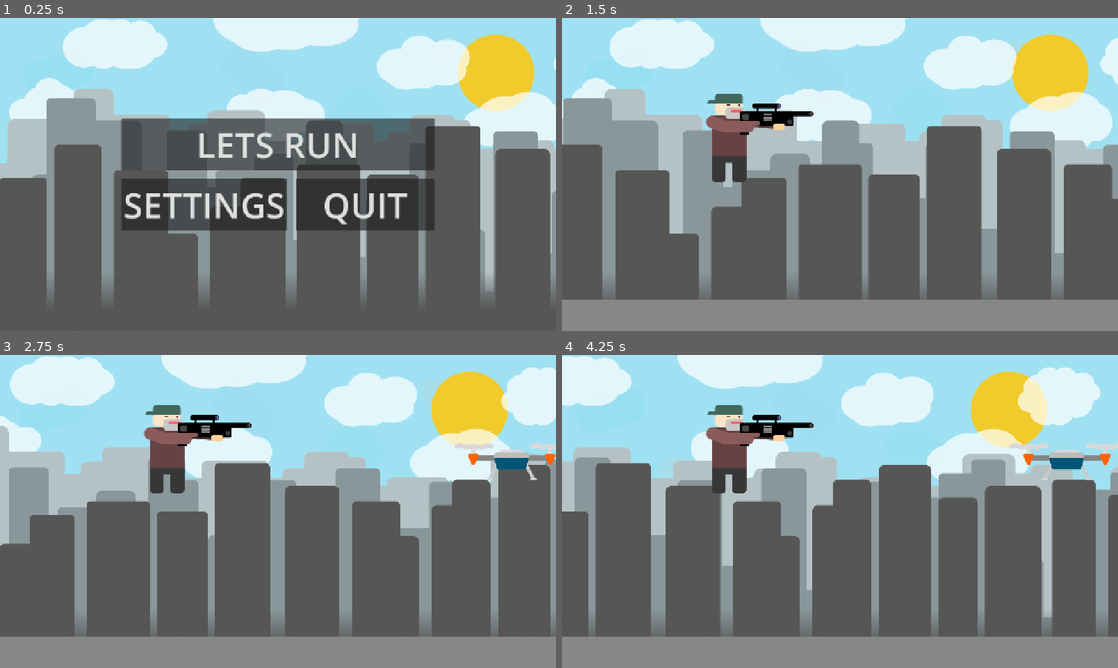
Above: before the commit, frames 1-4 (two rows, left to right).
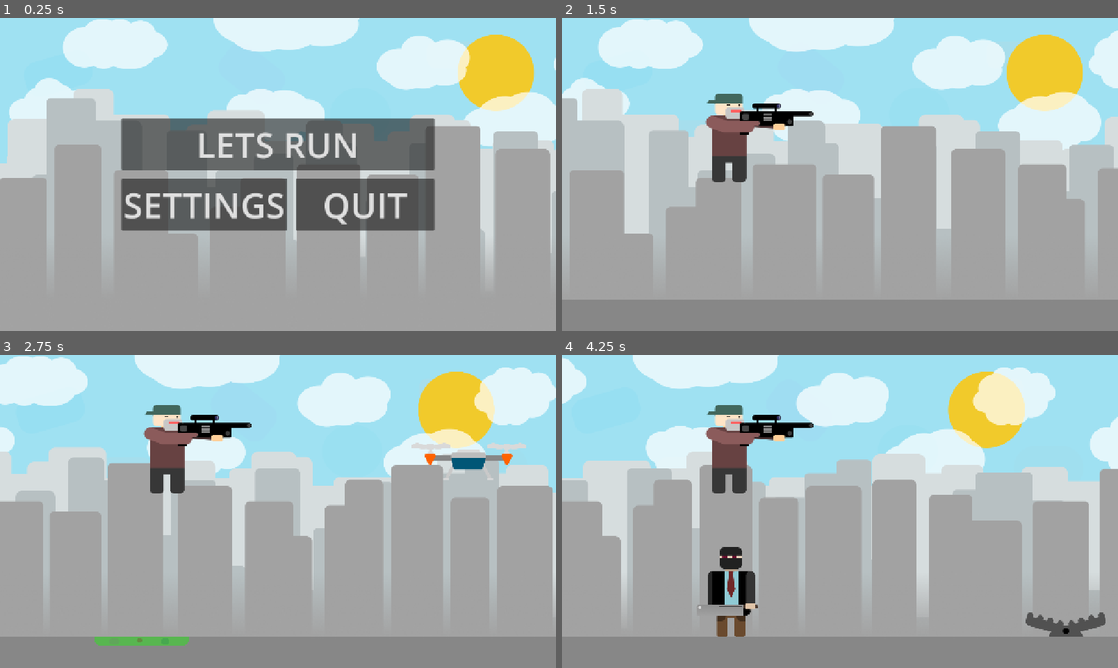
Above: after the commit, the same moments.

Repository: Gafum/against-order
Game: Godot game, scene res://Scripts/Scenes/Start menu/Start_menu.tscn
The game is run twice, just before and just after one commit, with the same random seed, the same clock (stepped at 60 frames per second) and the same inputs.
Inputs (mouse positions are in pixels of both pictures, inside the frame that each line leads up to):
- Up to frame 1 (0.25 s): no input
- Up to frame 2 (1.5 s): click "LETS RUN" at 0.5 s; tap Enter (ui_accept) at 1.25 s; move the mouse to (962, 158) at 1.27 s; press the mouse at (962, 158) at 1.28 s
- Up to frame 3 (2.75 s): tap Enter (ui_accept) at 1.52, 2.27 s; move the mouse to (166, 527) at 2.02 s; release the mouse at (166, 527) at 2.03 s; click (166, 527) at 2.1 s
- Up to frame 4 (4.25 s): move the mouse to (1067, 461) at 2.77 s; press the mouse at (1067, 461) at 2.78 s; move the mouse to (812, 574) at 3.52 s; release the mouse at (812, 574) at 3.53 s; click (812, 574) at 3.6 s; tap Enter (ui_accept) at 3.77 s

The runs differ from the first frame. In frame 1, 56% of the frame differs, in the area x 0-100%, y 22-100%; in frame 2, 58%; in frame 3, 64%; in frame 4, 68%, in the area x 0-100%, y 0-90%.

Commit message:
changed sprites

Diff:
--- /dev/null
+++ b/Scripts/Environment/Obstacles/StaticObstacles/Blocks/block.tscn
@@ -0,0 +1,22 @@
+[gd_scene load_steps=4 format=3 uid="uid://cm4eqq2scuw0i"]
+
+[ext_resource type="PackedScene" uid="uid://cs5kqdaqi4842" path="res://Scripts/Environment/Obstacles/BaseObstacle/base_obstacle.tscn" id="1_mbhnw"]
+[ext_resource type="Texture2D" uid="uid://iwplunmcfd4d" path="res://assets/Obstacles/StaticObstacles/Blocks/block.png" id="2_ggnkp"]
+
+[sub_resource type="RectangleShape2D" id="RectangleShape2D_ggo33"]
+size = Vector2(189, 189)
+
+[node name="Block" instance=ExtResource("1_mbhnw")]
+
+[node name="Block" type="Sprite2D" parent="." index="0"]
+position = Vector2(-103, -198)
+texture = ExtResource("2_ggnkp")
+centered = false
+
+[node name="CollisionShape2D" parent="." index="1"]
+position = Vector2(0.5, -94.5)
+shape = SubResource("RectangleShape2D_ggo33")
+
+[node name="VisibleOnScreenEnabler2D" parent="." index="2"]
+position = Vector2(-13, 6)
+rect = Rect2(-10.066948, -132.09479, 23.98668, 128.03033)
--- a/Scripts/Scenes/Gameplay/gameplay.gd
+++ b/Scripts/Scenes/Gameplay/gameplay.gd
@@ -11,10 +11,11 @@
 	preload("res://Scripts/Environment/Obstacles/StaticObstacles/Liquid/toxic_water.tscn"),
 	preload("res://Scripts/Environment/Obstacles/Villains/Villain1/villain_1.tscn"),
 	preload("res://Scripts/Environment/Obstacles/StaticObstacles/Traps/trap1.tscn"),
+	preload("res://Scripts/Environment/Obstacles/StaticObstacles/Blocks/block.tscn"),
 	preload("res://Scripts/Environment/Obstacles/StaticObstacles/FlyingObstacles/Drons/drone.tscn"),
 ]
 
-var speed := 1000.0
+var speed := 760.0
 
 var next_villain_x_position: float = 1500.0
 
@@ -37,7 +38,7 @@
 		return
 
 	# set the next position of the villain
-	next_villain_x_position = int(player_x + speed + randi_range(-15, 340))
+	next_villain_x_position = int(player_x + speed + randi_range(-14, 10))
 
 	var new_villain_object = VILLAIN_LIST[randi_range(0, VILLAIN_LIST.size()-1)]
 
--- a/project.godot
+++ b/project.godot
@@ -23,11 +23,7 @@
 window/size/viewport_height=720
 window/stretch/mode="canvas_items"
 window/stretch/aspect="keep_height"
-window/vsync/vsync_mode=0
-
-[editor]
-
-movie_writer/disable_vsync=true
+window/vsync/vsync_mode=3
 
 [input]
 
Not shown: 1 places in Scripts/Environment/MainParallaxBackgroung/main_parallax_background.tscn that only renumber resources
Not shown: 1 places in Scripts/Environment/Obstacles/StaticObstacles/Traps/trap1.tscn that only renumber resources
Binary file changed: assets/Background/Parallax/Layer4.png
Binary file changed: assets/Background/Parallax/Layer5.png
Not shown, changed: assets/Background/Parallax/Layer5.png.import
Binary file changed: assets/Background/Parallax/Layer6.png
Not shown, changed: assets/Background/Parallax/Layer6.png.import
Binary file added: assets/Obstacles/StaticObstacles/Blocks/block.png
Not shown, changed: assets/Obstacles/StaticObstacles/Blocks/block.png.import
Binary file changed: assets/Obstacles/StaticObstacles/Traps/Trap1.png
Not shown, changed: assets/Obstacles/StaticObstacles/Traps/Trap1.png.import
